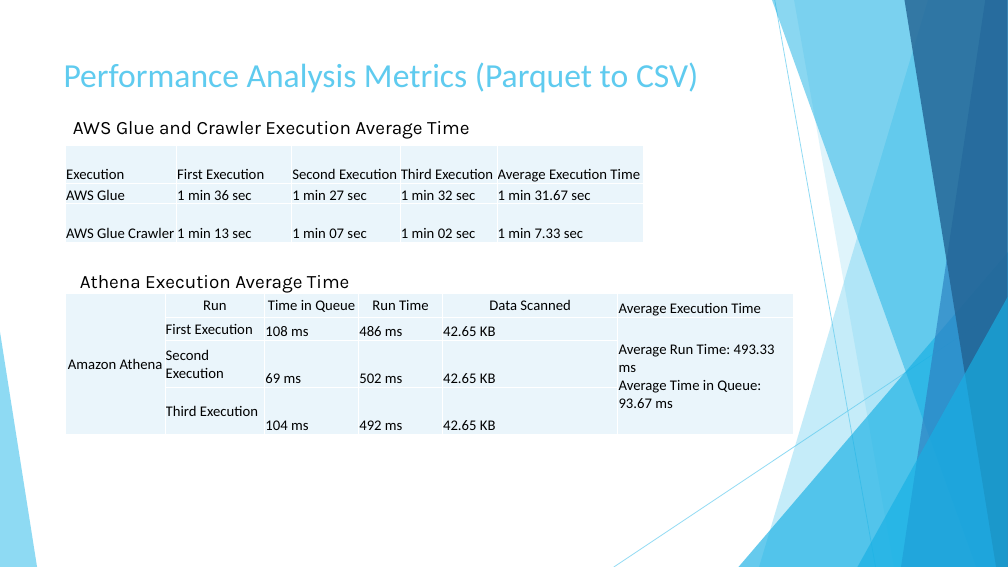
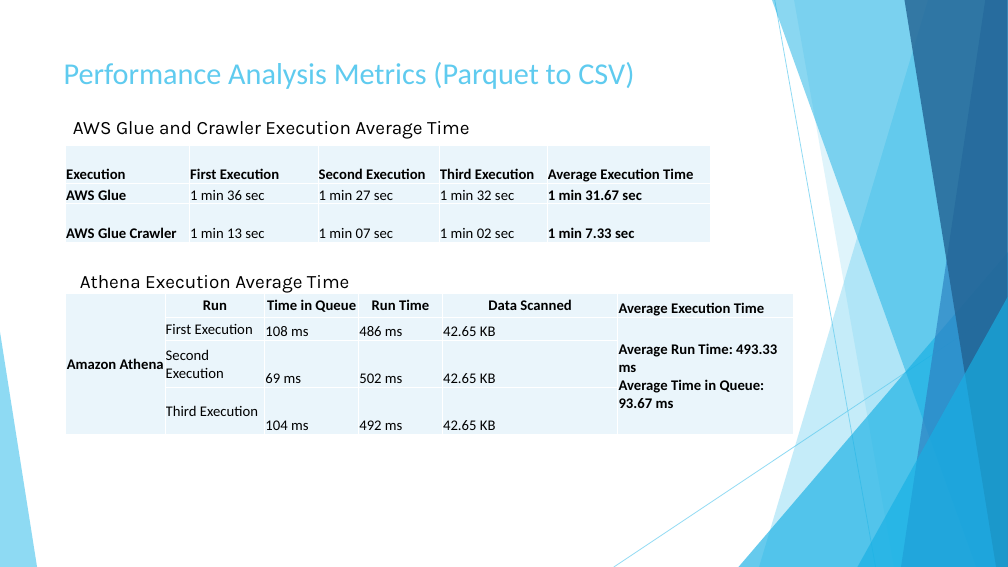
Before and after one commit to rdinesh808/Data_Lake_Construction_and_Querying_With_PySpark, a slide deck: slide 7 of Data_Lake_Construction_and_Querying_With_PySpark.pptx. Drawn at 1008x567 pixels with LibreOffice and Linux fonts; fonts in the diff are those of the drawing. Boxes give left, top, right and bottom in pixels: in the first picture for what was removed or moved away, otherwise in the second. Text is boxed around its words. In the diff, an @@ line names an element or a change of style, - is before the commit and + after.

```diff
--- a/Data_Lake_Construction_and_Querying_With_PySpark.pptx
+++ b/Data_Lake_Construction_and_Querying_With_PySpark.pptx
@@ title "Performance Analysis Metrics (Parquet to ..." at (64, 62, 634, 89): size 32 to 28.8 pt @@
@@ table at (66, 145, 711, 243) @@
@@ bold on in "Execution", "First Execution", "Second Execution", "Third Execution" and 5 more places @@
@@ table: place and size @@
-table at (66, 145, 644, 243)
+table at (66, 145, 711, 243)
@@ table at (66, 294, 794, 436) @@
@@ bold on in "Amazon Athena", "Run", "Time in Queue", "Run Time" and 3 more places @@
```
Also in this commit, not shown: 7 other slides changed, 1 slide added, 1 other file.
